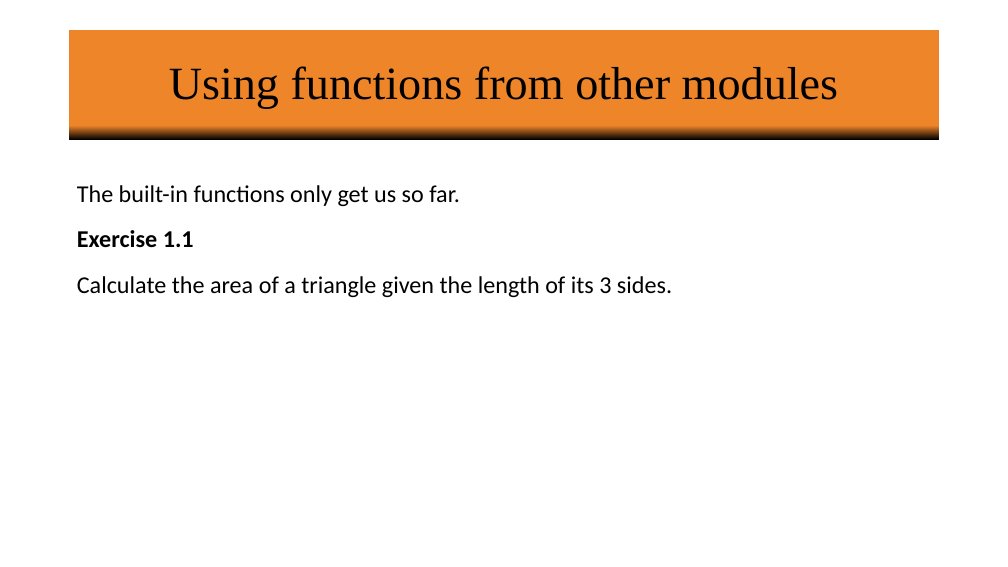
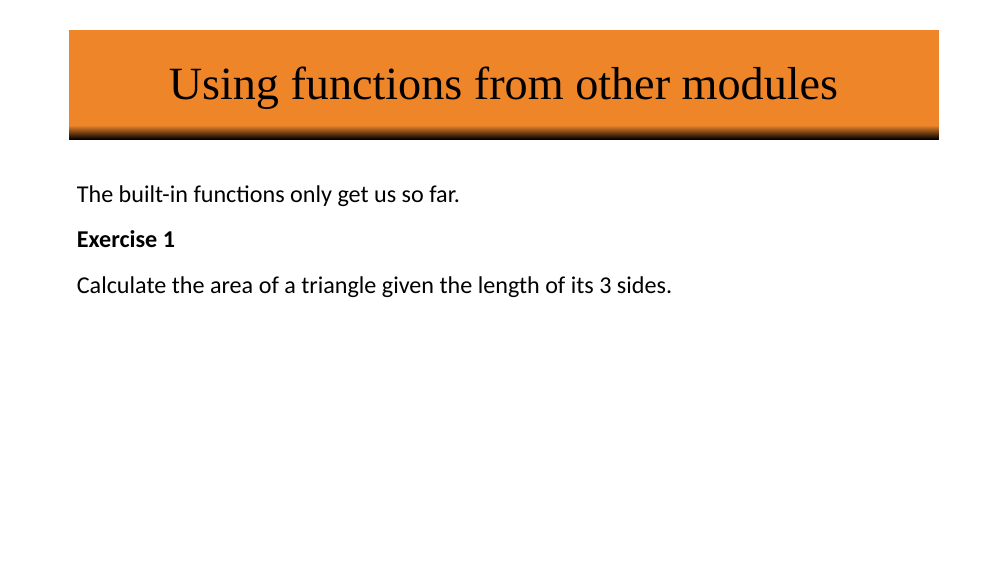
Before and after one commit to vineetbansal/Python-Bootcamp, a slide deck: slide 16 of slides/01 Variables_Operators_Logic_Numerics.pptx. Drawn at 1008x567 pixels with LibreOffice and Linux fonts; fonts in the diff are those of the drawing; background and template pictures are left out. Boxes give left, top, right and bottom in pixels: in the first picture for what was removed or moved away, otherwise in the second. Text is boxed around its words. In the diff, an @@ line names an element or a change of style, - is before the commit and + after.

Commit message:
Updated references to Exercises. Added placeholders for missing notebooks.

```diff
--- a/slides/01 Variables_Operators_Logic_Numerics.pptx
+++ b/slides/01 Variables_Operators_Logic_Numerics.pptx
@@ text at (77, 230, 175, 247): text changed @@
-Exercise 1.1
+Exercise 1
```
Also in this commit, not shown: 2 other slides changed, 1 slide removed, 10 other files.
